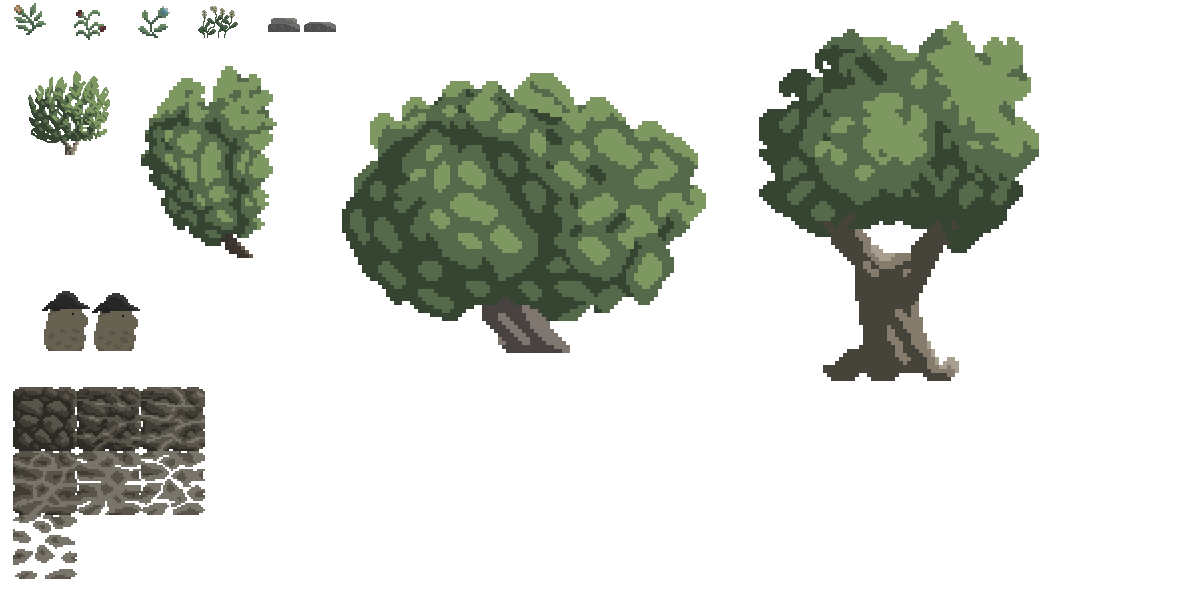
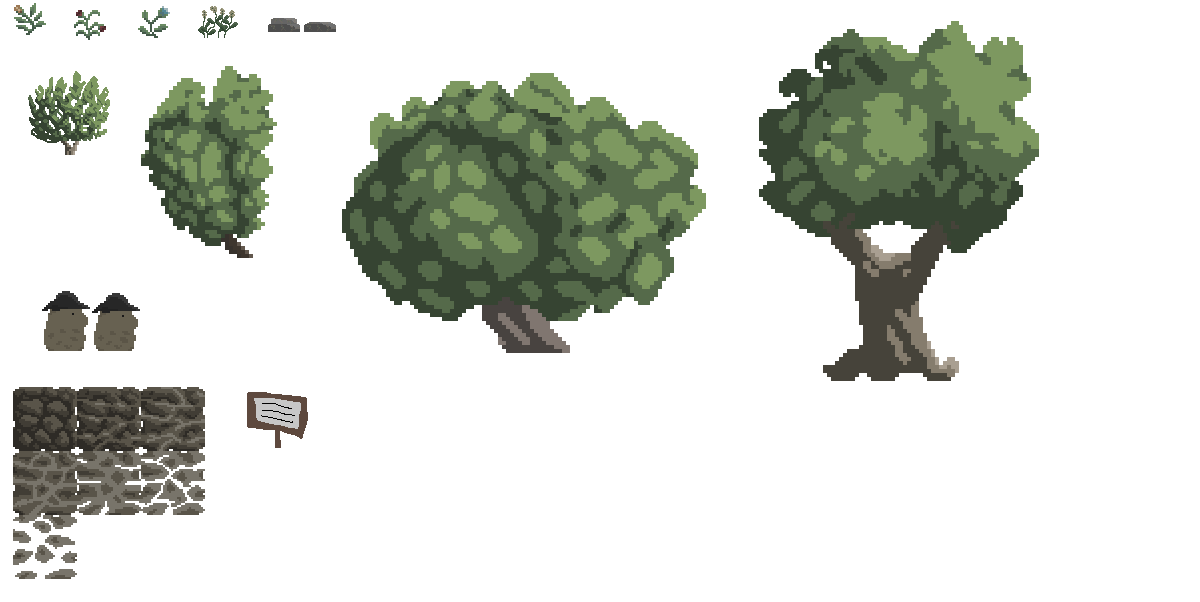
Comparing the layer stacks of the two (1200, 602) images. Changes:
painted on "low_sat_layer" over box(247, 392, 308, 448)
